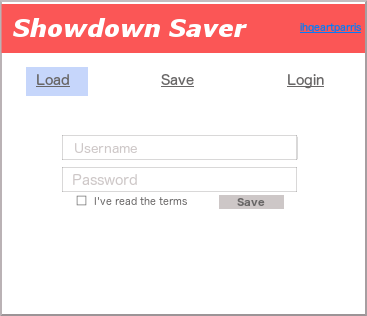
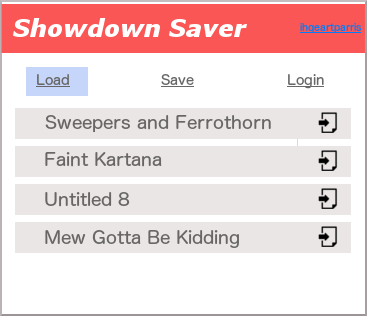
Two versions of the same layered image (367×316). Layer-by-layer changes:
hid group "Login #1" (8 layers) over [62, 135, 297, 209]
showed group "Load Teams" (8 layers) over [15, 108, 351, 253]
